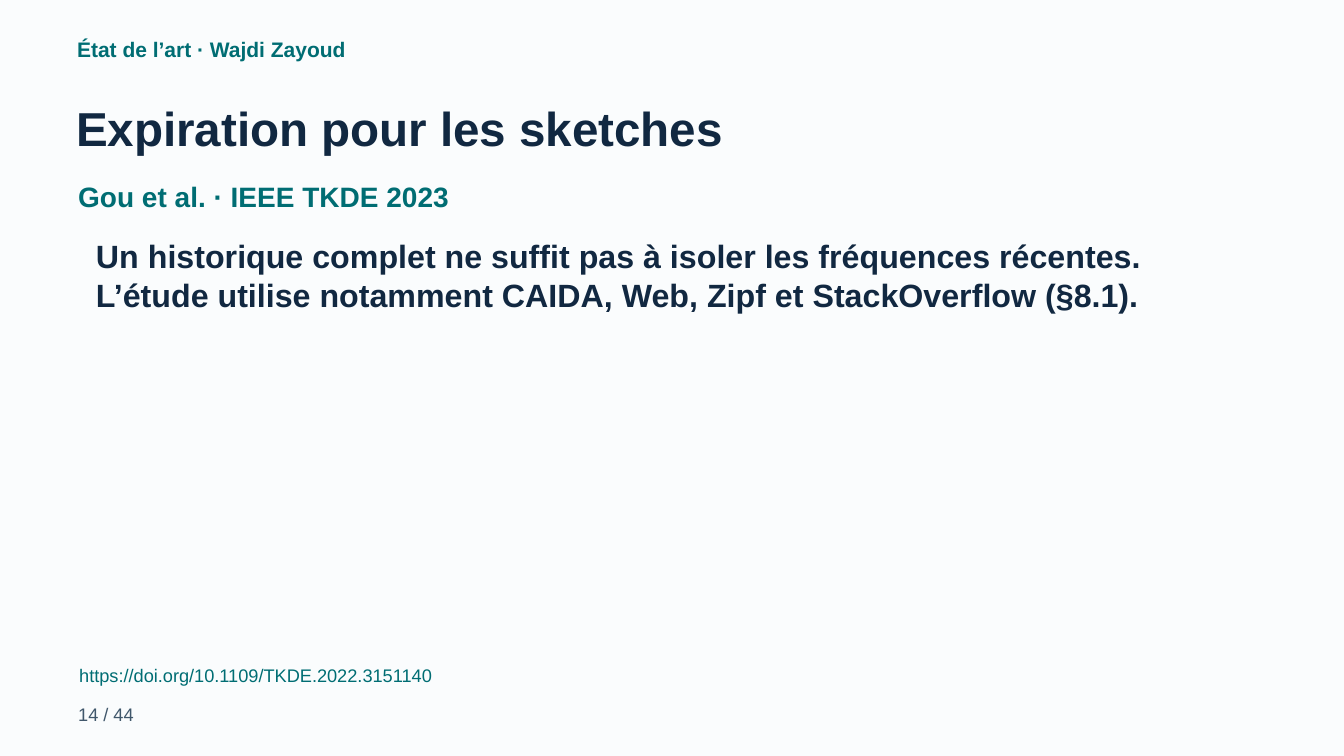
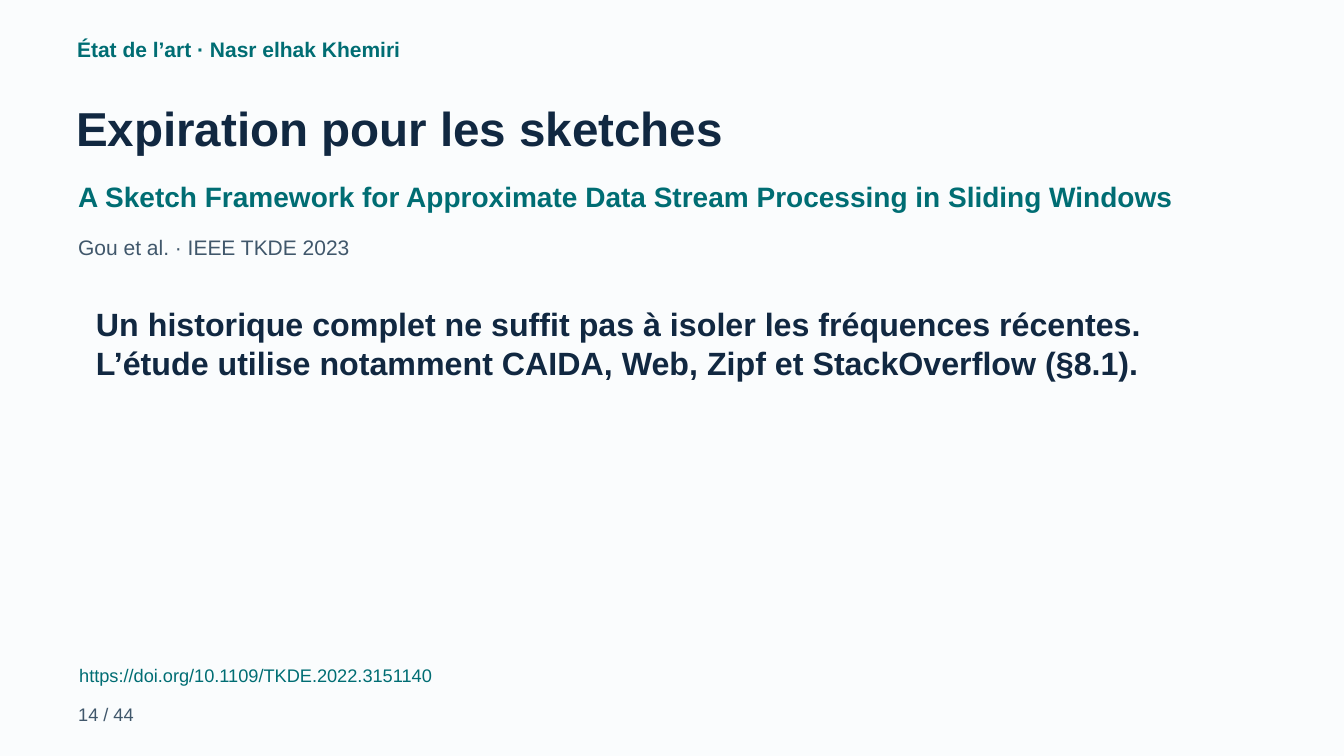
Before and after one commit to cherniyoussef-max/data-stream-mining-, a slide deck: slide 14 of presentation/Data_Stream_Mining_Final_Anime.pptx. Drawn at 1344x756 pixels with LibreOffice and Linux fonts; fonts in the diff are those of the drawing. Boxes give left, top, right and bottom in pixels: in the first picture for what was removed or moved away, otherwise in the second. Text is boxed around its words. In the diff, an @@ line names an element or a change of style, - is before the commit and + after.

```diff
--- a/presentation/Data_Stream_Mining_Final_Anime.pptx
+++ b/presentation/Data_Stream_Mining_Final_Anime.pptx
@@ text at (x1=77, y1=40, x2=400, y2=58): text changed @@
-État de l’art · Wajdi Zayoud
+État de l’art · Nasr elhak Khemiri
@@ text added at (x1=78, y1=186, x2=1172, y2=212), 20 pt, text #006D73, bold @@
+A Sketch Framework for Approximate Data Stream Processing in Sliding Windows
@@ text "Gou et al. · IEEE ..." moved from (x1=78, y1=186, x2=448, y2=208) to (x1=78, y1=239, x2=350, y2=255) @@
@@ text "Gou et al. · IEEE ..." at (x1=78, y1=239, x2=350, y2=255): size 20 to 15 pt, text colour #006D73 to #40576B, bold off @@
@@ text "Un historique complet ne suffit ..." moved from (x1=96, y1=244, x2=1140, y2=313) to (x1=96, y1=312, x2=1140, y2=381) @@
```
Also in this commit, not shown: 14 other slides changed, 34 other files.
